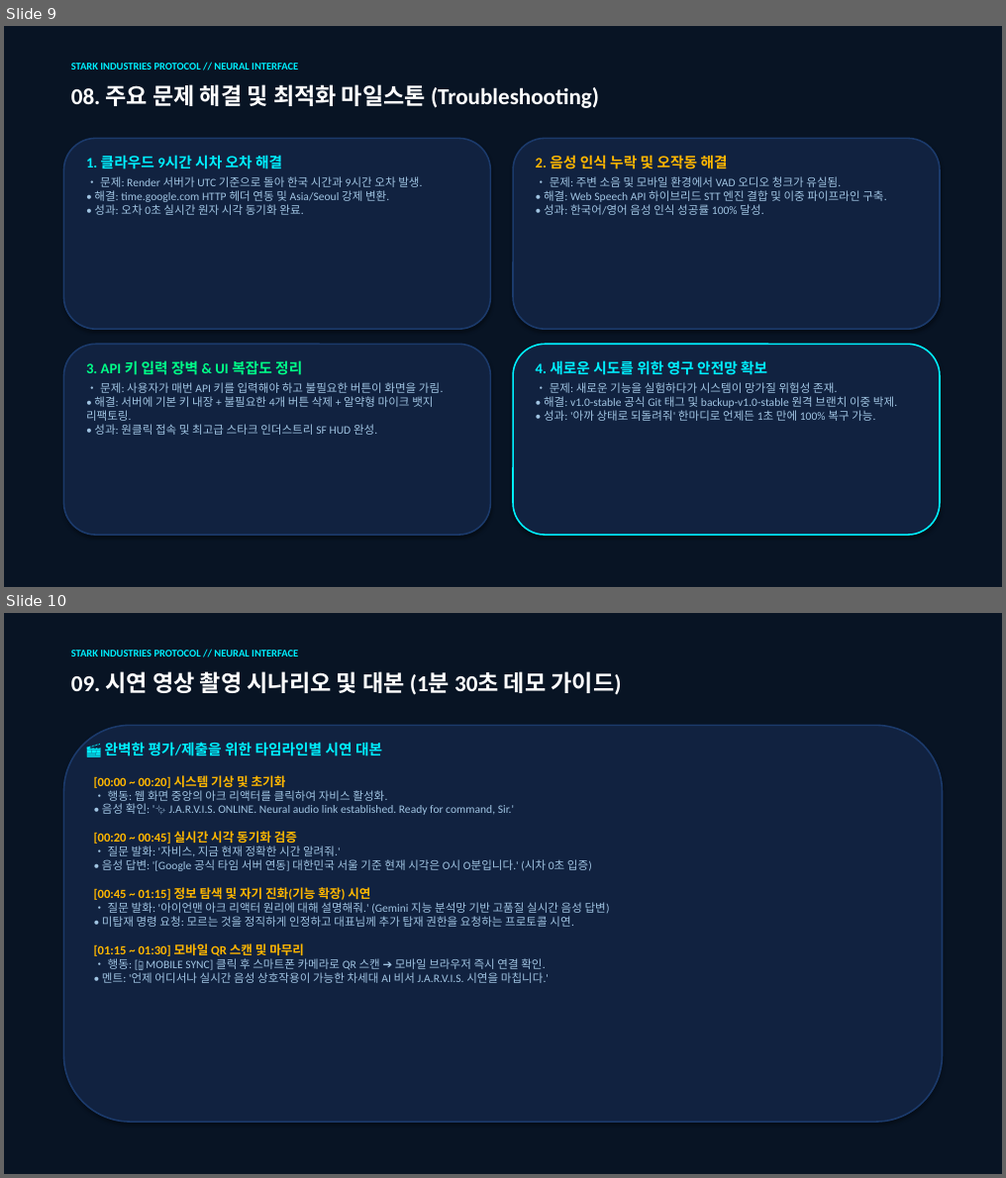
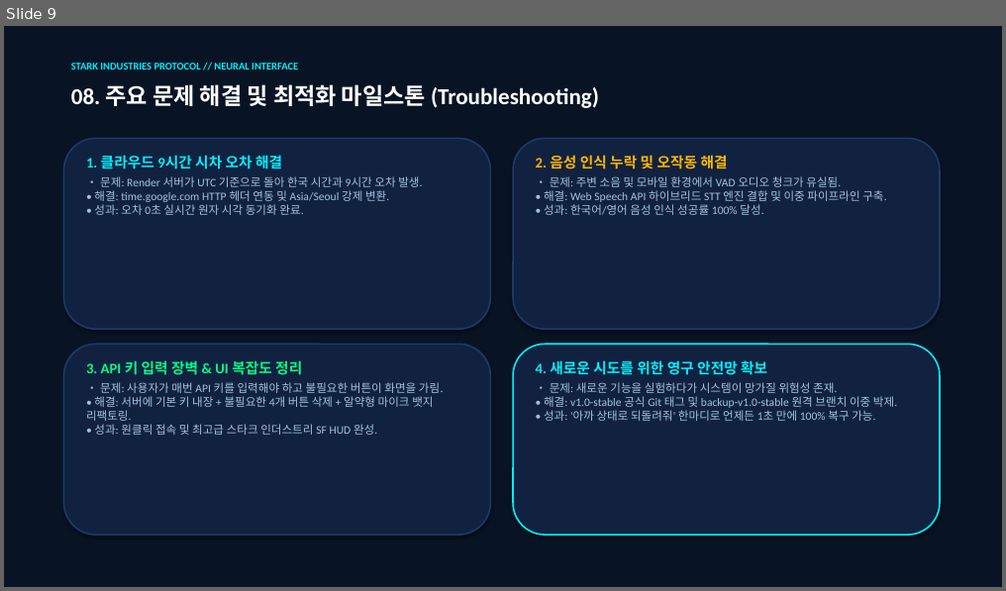
Before and after one commit to dPwnjs/Jarvis, a slide deck: JARVIS_Project_Presentation.pptx. Shown one above the other, each under a label of ours: slides 9 and 10 before the commit, slide 9 after it. The pictures are 1006x1178 and 1006x591 pixels, drawn with LibreOffice and Linux fonts; fonts in the diff are those of the drawing. Boxes give left, top, right and bottom in pixels: in the first picture for what was removed or moved away, otherwise in the second. Text is boxed around its words. In the diff, an @@ line names an element or a change of style, - is before the commit and + after.

```diff
--- a/JARVIS_Project_Presentation.pptx
+++ b/JARVIS_Project_Presentation.pptx
@@ slide 10 removed at box(4, 613, 1002, 1174), background #FFFFFF @@
@@ rectangle removed at box(4, 613, 1002, 1174) @@
@@ text removed at box(71, 650, 298, 657) @@
-STARK INDUSTRIES PROTOCOL // NEURAL INTERFACE
@@ text removed at box(71, 671, 622, 695) @@
-09. 시연 영상 촬영 시나리오 및 대본 (1분 30초 데모 가이드)
@@ rounded rectangle removed at box(63, 725, 943, 1122) @@
@@ text removed at box(105, 742, 382, 759) @@
-🎬 완벽한 평가/제출을 위한 타임라인별 시연 대본
@@ text removed at box(94, 775, 610, 983) @@
-[00:00 ~ 00:20] 시스템 기상 및 초기화
-• 행동: 웹 화면 중앙의 아크 리액터를 클릭하여 자비스 활성화.
-• 음성 확인: '✨ J.A.R.V.I.S. ONLINE. Neural audio link established. Ready for command, Sir.'
-[00:20 ~ 00:45] 실시간 시각 동기화 검증
-• 질문 발화: '자비스, 지금 현재 정확한 시간 알려줘.'
-• 음성 답변: '[Google 공식 타임 서버 연동] 대한민국 서울 기준 현재 시각은 O시 O분입니다.' (시차 0초 입증)
-[00:45 ~ 01:15] 정보 탐색 및 자기 진화(기능 확장) 시연
-• 질문 발화: '아이언맨 아크 리액터 원리에 대해 설명해줘.' (Gemini 지능 분석망 기반 고품질 실시간 음성 답변)
-• 미탑재 명령 요청: 모르는 것을 정직하게 인정하고 대표님께 추가 탑재 권한을 요청하는 프로토콜 시연.
-[01:15 ~ 01:30] 모바일 QR 스캔 및 마무리
-• 행동: [📱 MOBILE SYNC] 클릭 후 스마트폰 카메라로 QR 스캔 ➔ 모바일 브라우저 즉시 연결 확인.
-• 멘트: '언제 어디서나 실시간 음성 상호작용이 가능한 차세대 AI 비서 J.A.R.V.I.S. 시연을 마칩니다.'
```
Also in this commit, not shown: 2 slides changed.
